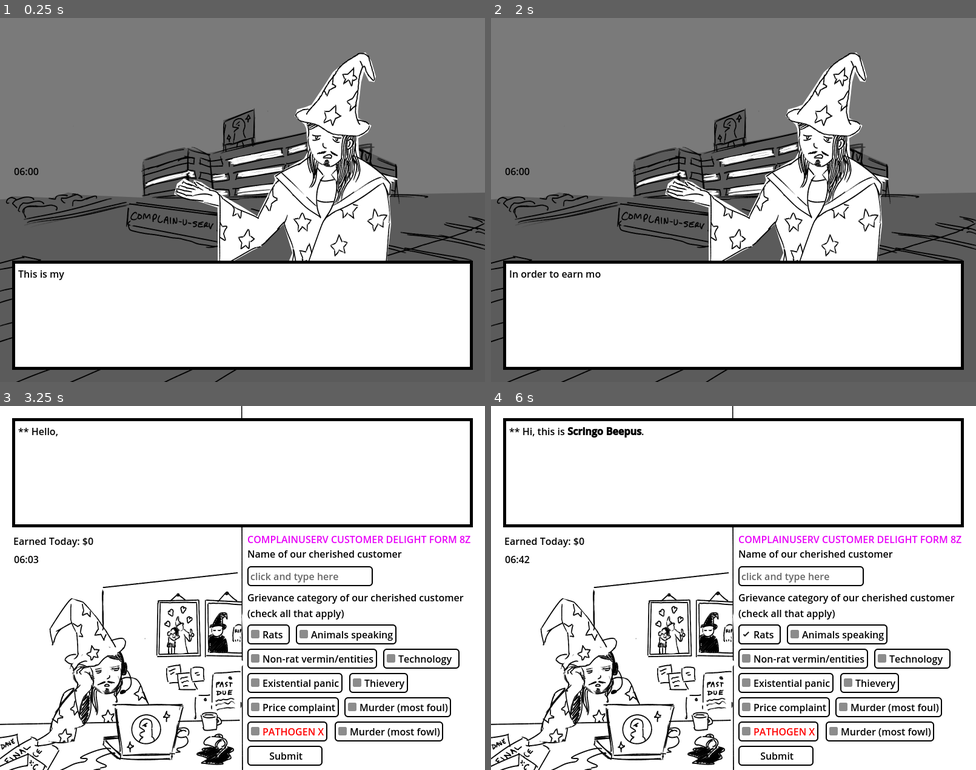
Above: before the commit, frames 1-4 (two rows, left to right).
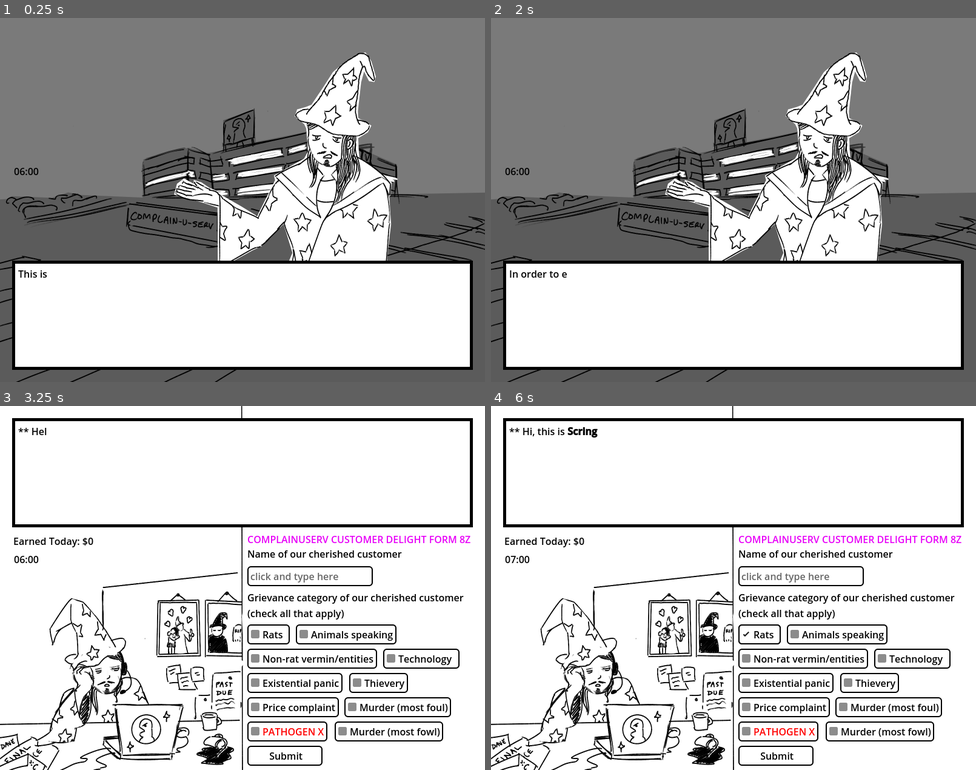
Above: after the commit, the same moments.

Repository: m4ym4y/ld55-soul-purpose
Game: Godot game, scene res://office.tscn
Same seed, same stepped clock (60 frames per second), same inputs: the game is played once before the commit and once after it. This scene is started directly instead of the project's main scene.
Inputs (mouse positions are in pixels of both pictures, inside the frame that each line leads up to):
- Up to frame 1 (0.25 s): no input
- Up to frame 2 (2 s): tap Enter at 0.5 s; move the mouse to (840, 181) at 0.52 s; click (840, 181) at 0.67 s; tap Space at 1.25 s; move the mouse to (636, 218) at 1.27 s; click (636, 218) at 1.42 s
- Up to frame 3 (3.25 s): tap Enter at 2 s; move the mouse to (291, 507) at 2.02 s; click (291, 507) at 2.17 s; tap Space at 2.75 s; move the mouse to (218, 660) at 2.77 s; click (218, 660) at 2.92 s
- Up to frame 4 (6 s): click (801, 577) at 3.52 s; type "Alex" at 3.6 s; click "Submit" at 4.25 s; move the mouse to (879, 642) at 5.02 s; click (879, 642) at 5.17 s; click "Rats" at 5.75 s

The runs differ from the first frame. In frame 1, less than 0.1% of the frame differs, in the area x 10-14%, y 69-72%; in frame 2, less than 0.1%; in frame 3, less than 0.1%; in frame 4, 0.2%, in the area x 4-32%, y 5-44%.

Commit message:
more performant text and clock

Diff:
--- a/office.gd
+++ b/office.gd
@@ -43,11 +43,13 @@
 func init(_state):
 	state = _state
 
+var counting = false
 func _on_clock_timer_timeout():
 	time += 1
-	show_time()
+	if time % 15 == 0:
+		show_time()
 	if (time > 60 * 14):
-		$ClockTimer.stop()
+		counting = false
 		finish_scene()
 
 func finish_scene():
@@ -79,8 +81,16 @@
 	$Clock.text = "%02d:%02d" % [hours, minutes]
 
 # Called every frame. 'delta' is the elapsed time since the previous frame.
+var increment = 0.071
+var acc = 0.0
 func _process(delta):
-	pass
+	if not counting:
+		return
+	acc += delta
+	if acc >= increment:
+		acc = 0
+		_on_clock_timer_timeout()
+	acc += delta
 
 func pick_random_call():
 	current_call = state.get_customer_call()
@@ -107,7 +117,7 @@
 		$Fade.visible = false
 		$Balance.visible = true
 		$Background.play("inside")
-		$ClockTimer.start()
+		counting = true
 		setup_new_call()
 
 func _on_submit_pressed():
--- a/office.tscn
+++ b/office.tscn
@@ -264,9 +264,6 @@
 visible = false
 position = Vector2(591, 385)
 
-[node name="ClockTimer" type="Timer" parent="."]
-wait_time = 0.071
-
 [node name="TransitionBox" parent="." instance=ExtResource("6_ype85")]
 visible = false
 
@@ -283,6 +280,5 @@
 
 [connection signal="pressed" from="Control/submit" to="." method="_on_submit_pressed"]
 [connection signal="dismissed" from="SubmitBox" to="." method="_on_submit_box_dismissed"]
-[connection signal="timeout" from="ClockTimer" to="." method="_on_clock_timer_timeout"]
 [connection signal="dismissed" from="TransitionBox" to="." method="_on_transition_box_dismissed"]
 [connection signal="finished" from="DialogueBox" to="." method="_on_dialogue_box_finished"]
--- a/textbox.gd
+++ b/textbox.gd
@@ -4,6 +4,7 @@
 
 var idx = 0
 var is_finished = false
+var counting = false
 var message
 
 func display(_message):
@@ -13,7 +14,7 @@
 	$RichTextLabel.visible_ratio = 0
 	$RichTextLabel.text = message
 	if message.length() > 0:
-		$Timer.start()
+		counting = true
 
 func _on_timer_timeout():
 	if not is_visible_in_tree():
@@ -33,7 +34,7 @@
 
 func finish():
 	is_finished = true
-	$Timer.stop()
+	counting = false
 	finished.emit()
 
 # Called when the node enters the scene tree for the first time.
@@ -41,5 +42,12 @@
 	$RichTextLabel.text = ""
 
 # Called every frame. 'delta' is the elapsed time since the previous frame.
+var increment = 0.02
+var acc = 0.0
 func _process(delta):
-	pass
+	if not counting:
+		return
+	acc += delta
+	if acc >= increment:
+		acc = 0
+		_on_timer_timeout()
--- a/textbox.tscn
+++ b/textbox.tscn
@@ -24,9 +24,6 @@
 stream = ExtResource("2_gql46")
 volume_db = -10.0
 
-[node name="Timer" type="Timer" parent="."]
-wait_time = 0.023
-
 [node name="RichTextLabel" type="RichTextLabel" parent="."]
 offset_left = 30.0
 offset_top = 30.0
@@ -36,5 +33,3 @@
 theme_override_colors/default_color = Color(0, 0, 0, 1)
 bbcode_enabled = true
 scroll_following = true
-
-[connection signal="timeout" from="Timer" to="." method="_on_timer_timeout"]
